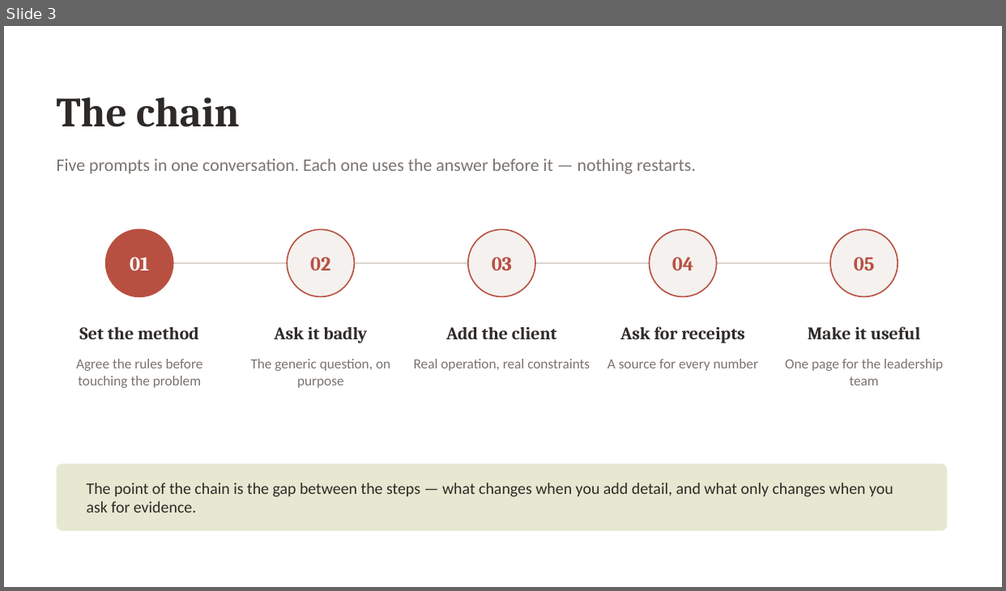
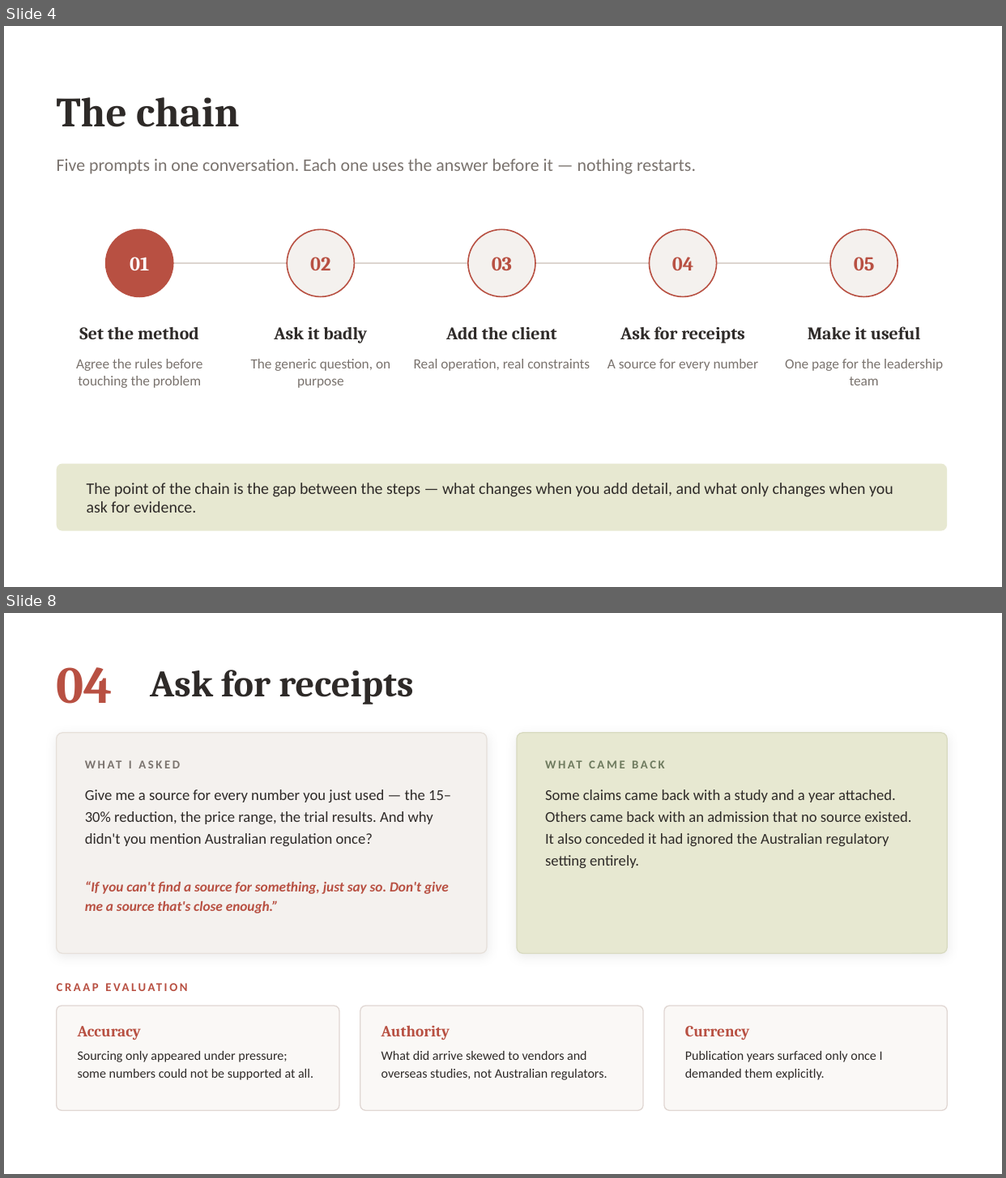
Before and after one commit to danielfrancogomez-wq/My-computer-claude-code, a slide deck: Followmont-Prompt-Chain.pptx. Shown one above the other, each under a label of ours: slide 3 before the commit, slides 4 and 8 after it; the slides between them are not shown. The pictures are 1006x591 and 1006x1178 pixels, drawn with LibreOffice and Linux fonts; fonts in the diff are those of the drawing. Boxes give left, top, right and bottom in pixels: in the first picture for what was removed or moved away, otherwise in the second. Text is boxed around its words. In the diff, an @@ line names an element or a change of style, - is before the commit and + after.

```diff
--- a/Followmont-Prompt-Chain.pptx
+++ b/Followmont-Prompt-Chain.pptx
@@ slide 8 added at <box>4,613,1002,1174</box>, background #FFFFFF @@
@@ text added at <box>57,667,113,704</box>, 50 pt, text #B85042, bold @@
+04
@@ text added at <box>150,670,413,705</box>, 36 pt, text #2E2A28, bold @@
+Ask for receipts
@@ rounded rectangle added at <box>57,733,487,954</box>, fill #F4F1EE, outline #E6E0DA 1 pt @@
@@ rounded rectangle added at <box>517,733,948,954</box>, fill #E7E8D1, outline #D8DAC0 1 pt @@
@@ text added at <box>545,754,918,775</box>, 11.5 pt, text #6E7A5E, bold @@
+WHAT CAME BACK
@@ text added at <box>129,760,132,769</box>, 11.5 pt, text #7A736E, bold @@
+WHAT I ASKED
@@ text added at <box>85,790,451,846</box>, 14.5 pt, text #2E2A28 @@
+Give me a source for every number you just used — the 15–30% reduction, the price range, the trial results. And why didn't you mention Australian regulation once?
@@ text added at <box>545,790,911,868</box>, 14.5 pt, text #2E2A28 @@
+Some claims came back with a study and a year attached. Others came back with an admission that no source existed. It also conceded it had ignored the Australian regulatory setting entirely.
@@ text added at <box>85,881,449,914</box>, 13.5 pt, text #B85042, bold, italic @@
+“If you can't find a source for something, just say so. Don't give me a source that's close enough.”
@@ text added at <box>57,976,505,999</box>, 11.5 pt, text #B85042, bold @@
+CRAAP EVALUATION
@@ rounded rectangle added at <box>57,1006,339,1111</box>, fill #FAF8F6, outline #E0D6D2 1 pt @@
@@ rounded rectangle added at <box>360,1006,643,1111</box>, fill #FAF8F6, outline #E0D6D2 1 pt @@
@@ text added at <box>381,1025,450,1040</box>, 15 pt, text #B85042, bold @@
+Authority
@@ rounded rectangle added at <box>664,1006,948,1111</box>, fill #FAF8F6, outline #E0D6D2 1 pt @@
@@ text added at <box>78,1026,141,1040</box>, 15 pt, text #B85042, bold @@
+Accuracy
@@ text added at <box>685,1026,749,1040</box>, 15 pt, text #B85042, bold @@
+Currency
@@ text added at <box>78,1051,313,1080</box>, 12.5 pt, text #2E2A28 @@
+Sourcing only appeared under pressure; some numbers could not be supported at all.
@@ text added at <box>381,1051,607,1080</box>, 12.5 pt, text #2E2A28 @@
+What did arrive skewed to vendors and overseas studies, not Australian regulators.
@@ text added at <box>685,1051,883,1080</box>, 12.5 pt, text #2E2A28 @@
+Publication years surfaced only once I demanded them explicitly.
@@ what was slide 3 is now slide 4 @@
```
Also in this commit, not shown: 5 slides changed, 5 other slides added, 2 slides removed, 1 other file.
